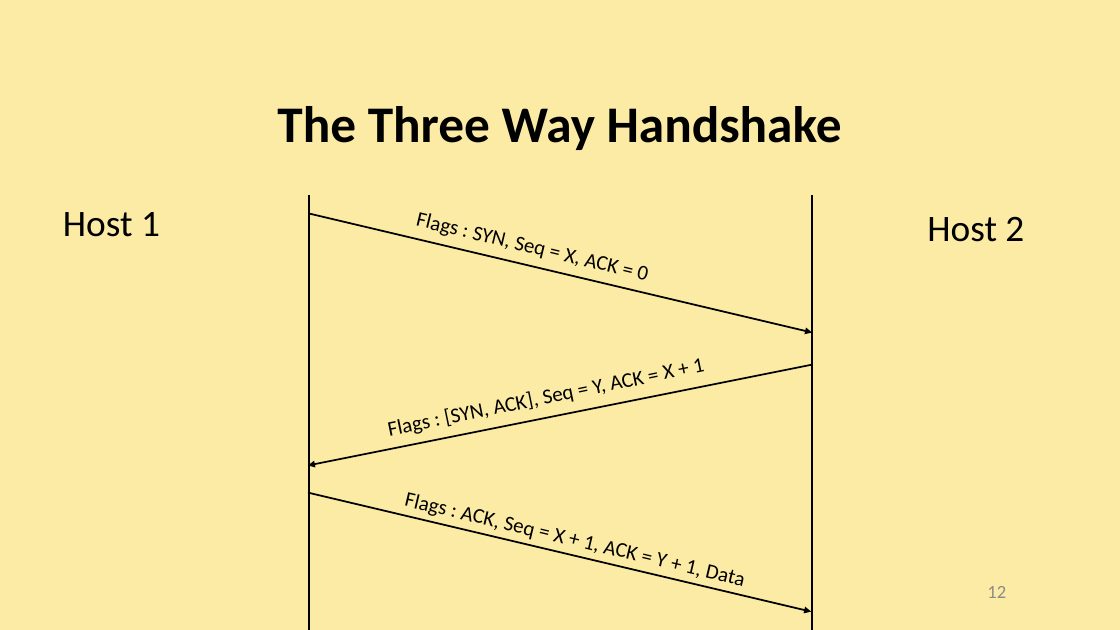
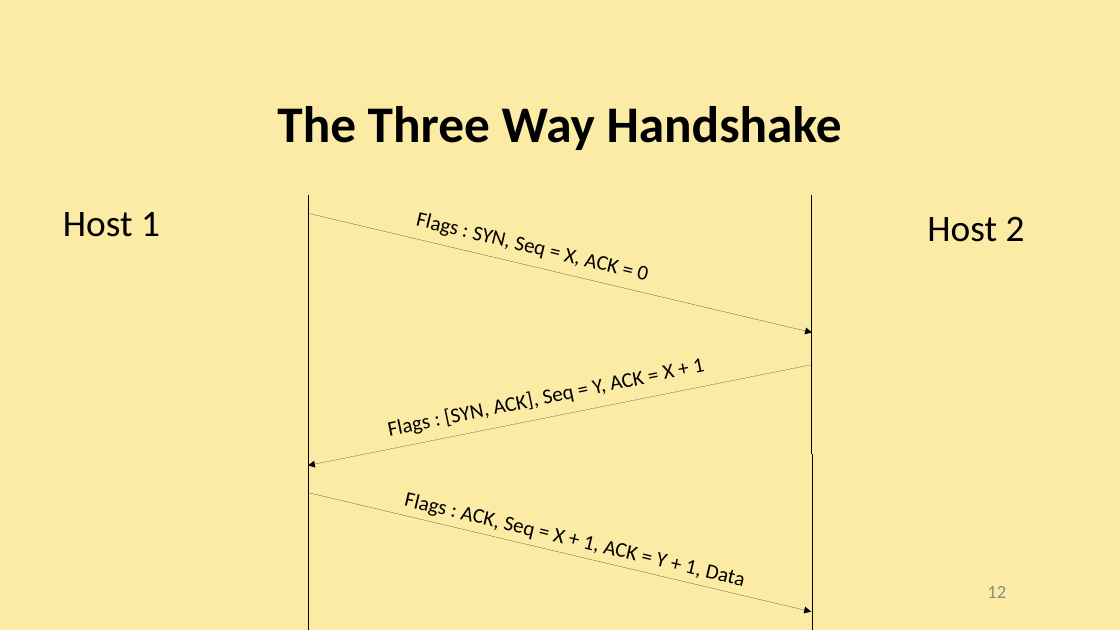
Before and after one commit to AliGhaffarian/university_thingies, a slide deck: slide 12 of research_and_presentation/Transport Layer, TCP and Floods/presentation_slides/Transport Layer, TCP and Floods.pptx. Drawn at 1120x630 pixels with LibreOffice and Linux fonts; fonts in the diff are those of the drawing. Boxes give left, top, right and bottom in pixels: in the first picture for what was removed or moved away, otherwise in the second. Text is boxed around its words. In the diff, an @@ line names an element or a change of style, - is before the commit and + after.

```diff
--- a/research_and_presentation/Transport Layer, TCP and Floods/presentation_slides/Transport Layer, TCP and Floods.pptx
+++ b/research_and_presentation/Transport Layer, TCP and Floods/presentation_slides/Transport Layer, TCP and Floods.pptx
@@ line (309, 195) - (309, 630): stroke #000000 1.5 pt to #000000 0.75 pt @@
@@ arrow (309, 213) - (812, 333): stroke #000000 1.5 pt to #000000 0.75 pt @@
@@ arrow (812, 365) - (308, 465): stroke #000000 1.5 pt to #000000 0.75 pt @@
@@ arrow (308, 492) - (812, 612): stroke #000000 1.5 pt to #000000 0.75 pt @@
```
Also in this commit, not shown: 21 other slides changed, 1 other file.
